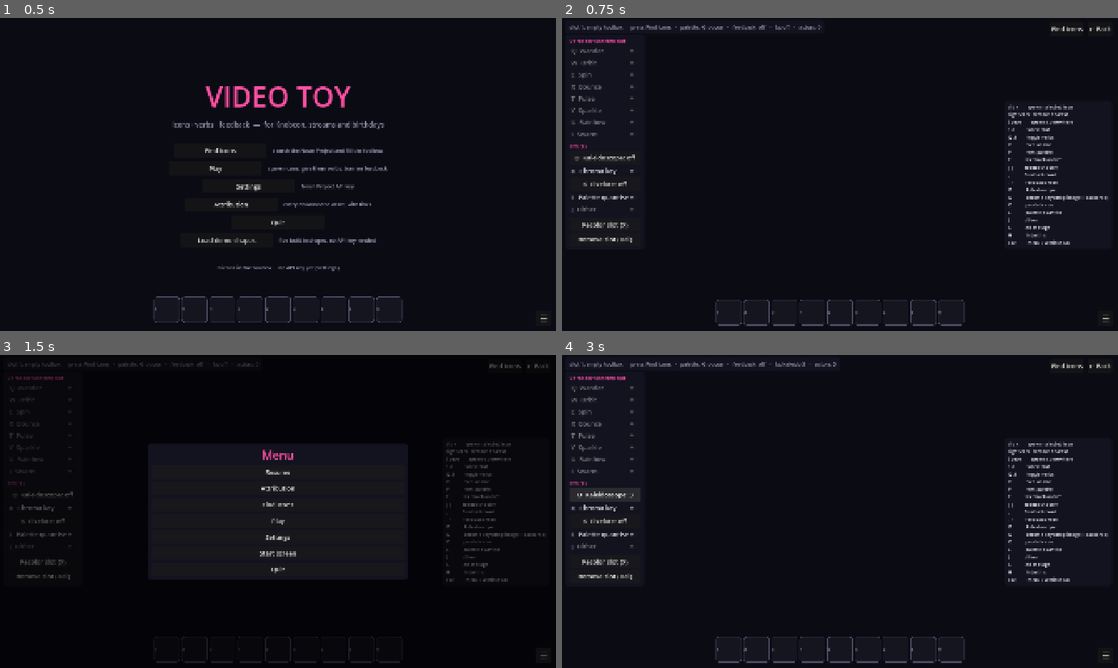
Above: before the commit, frames 1-4 (two rows, left to right).
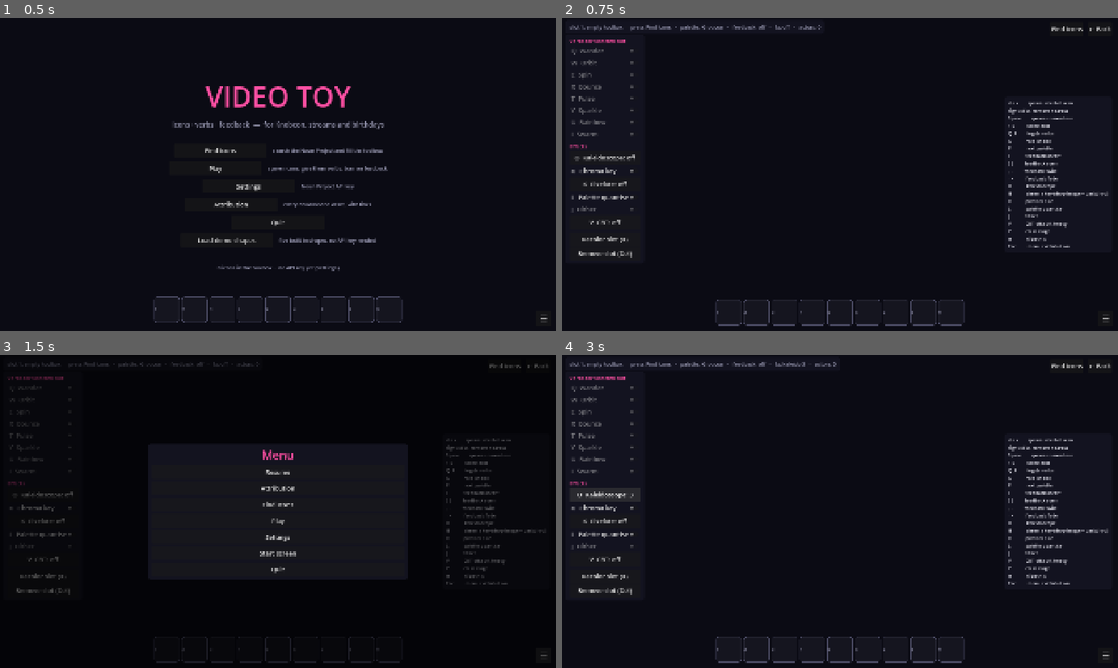
Above: after the commit, the same moments.

Repository: TheMutantFactory/video-toy
Game: Godot game, scene res://main.tscn
Same seed, same stepped clock (60 frames per second), same inputs: the game is played once before the commit and once after it.
Inputs:
- Up to frame 1 (0.5 s): no input
- Up to frame 2 (0.75 s): click "Play" at 0.5 s
- Up to frame 3 (1.5 s): click "☰" at 1.25 s
- Up to frame 4 (3 s): click "Play" at 2 s; click "O Kaleidoscope: off" at 2.75 s

Frame 1 is identical in both runs. In frame 2, 2.6% of the frame differs, in the area x 3-99%, y 26-77%; in frame 3, 1.7%; in frame 4, 2.6%.

Commit message:
Stage post-process: CRT pass
V cycles off / soft / heavy. The inner chain (kaleidoscope, pixelate, chroma,
quantise) is now a function; the CRT wraps it: barrel curvature with a
rounded tube edge, chromatic aberration by sampling the chain once per
channel with radial offsets, 3px scanlines, an RGB aperture mask, a slow
rolling bar, faint flicker and a vignette. Every term scales with the level.
Capture mode adds crt.png (VHS palette, heavy).

Co-Authored-By: Claude Fable 5.1 <noreply@anthropic.com>

Diff:
--- a/src/fx.gd
+++ b/src/fx.gd
@@ -8,6 +8,7 @@
 
 var pixel_step := 0
 var kaleido_step := 0
+var crt_level := 0                          # 0 off, 1 soft, 2 heavy
 var chroma := false
 var quantize := false
 var dither := false
@@ -27,7 +28,12 @@
 
 
 func is_active() -> bool:
-	return pixel_step > 0 or quantize or kaleido_step > 0 or chroma
+	return pixel_step > 0 or quantize or kaleido_step > 0 or chroma or crt_level > 0
+
+
+func cycle_crt() -> void:
+	crt_level = (crt_level + 1) % 3
+	_push()
 
 
 func kaleido_segments() -> int:
@@ -89,7 +95,8 @@
 	_push()
 
 
-func set_state(pixel: int, quant: bool, dith: bool, kaleido := 0, chroma_on := false) -> void:
+func set_state(pixel: int, quant: bool, dith: bool, kaleido := 0, chroma_on := false, crt := 0) -> void:
+	crt_level = clampi(crt, 0, 2)
 	pixel_step = maxi(PIXEL_STEPS.find(pixel), 0)
 	kaleido_step = maxi(KALEIDO_STEPS.find(kaleido), 0)
 	chroma = chroma_on
@@ -114,6 +121,8 @@
 	if not is_active():
 		return "off"
 	var parts: Array = []
+	if crt_level > 0:
+		parts.append("crt " + ("soft" if crt_level == 1 else "heavy"))
 	if kaleido_step > 0:
 		parts.append("kaleido %d" % kaleido_segments())
 	if pixel_step > 0:
@@ -126,6 +135,7 @@
 
 
 func _push() -> void:
+	_mat.set_shader_parameter("crt", float(crt_level))
 	_mat.set_shader_parameter("kaleido_segments", kaleido_segments())
 	_mat.set_shader_parameter("chroma", chroma)
 	_mat.set_shader_parameter("has_backdrop", backdrop != null)
--- a/src/fx.gdshader
+++ b/src/fx.gdshader
@@ -2,9 +2,12 @@
 // Post-process for the stage. Drawn as a full-screen ColorRect above the world
 // and below the HUD, sampling whatever was rendered underneath it.
 //
-// Order: kaleidoscope (remap uv) -> pixelate (snap uv) -> sample -> chroma key
-// (swap keyed pixels for the backdrop) -> palette quantise (+dither).
+// Order: CRT curvature (remap uv, outermost) -> kaleidoscope (remap uv) ->
+// pixelate (snap uv) -> sample -> chroma key (swap keyed pixels for the
+// backdrop) -> palette quantise (+dither) -> CRT display (aberration, scanlines,
+// mask, vignette). The CRT samples the inner chain three times, one per channel.
 //
+//   crt               0 = off, 1 = soft, 2 = heavy (scales every CRT term)
 //   kaleido_segments  0 = off, else mirrored wedges around the centre
 //   kaleido_drift     radians/second the wedge pattern rotates
 //   pixel_size        0 = off, else block size in screen pixels
@@ -14,6 +17,7 @@
 //   palette[]         the active Palettes ring + background, palette_count entries
 
 uniform sampler2D screen_tex : hint_screen_texture, filter_nearest, repeat_disable;
+uniform float crt = 0.0;
 uniform int kaleido_segments = 0;
 uniform float kaleido_drift = 0.12;
 uniform float pixel_size = 0.0;
@@ -70,10 +74,9 @@
 	return ring_color(v * 0.125 + t * 0.03);
 }
 
-void fragment() {
-	vec2 screen_px = 1.0 / SCREEN_PIXEL_SIZE;
-	vec2 frag = SCREEN_UV * screen_px;
-
+// Everything between the CRT lens and the CRT display: takes a screen-pixel
+// position, returns the processed colour there.
+vec3 chain(vec2 frag, vec2 screen_px) {
 	if (kaleido_segments > 0) {
 		vec2 centre = screen_px * 0.5;
 		vec2 d = frag - centre;
@@ -108,5 +111,51 @@
 		}
 		c = nearest_palette(clamp(c, 0.0, 1.0));
 	}
-	COLOR = vec4(c, 1.0);
+	return c;
 }
+
+void fragment() {
+	vec2 screen_px = 1.0 / SCREEN_PIXEL_SIZE;
+	vec2 frag = SCREEN_UV * screen_px;
+
+	if (crt <= 0.0) {
+		COLOR = vec4(chain(frag, screen_px), 1.0);
+	} else {
+		// --- lens: barrel curvature around the centre, in normalised coords
+		vec2 cc = SCREEN_UV - 0.5;
+		float d2 = dot(cc, cc);
+		float curvature = 0.10 * crt;
+		vec2 uv = SCREEN_UV + cc * d2 * curvature * 2.0;
+		// rounded-rectangle tube edge: black outside, soft falloff inside
+		vec2 edge = abs(uv - 0.5) * 2.0;                       // 0 centre .. 1 edge
+		vec2 corner = max(edge - (1.0 - 0.06 * crt), 0.0);
+		float outside = length(corner) / (0.06 * crt + 1e-4);
+		float tube = 1.0 - smoothstep(0.85, 1.0, outside);
+		bool off_screen = uv.x < 0.0 || uv.x > 1.0 || uv.y < 0.0 || uv.y > 1.0;
+
+		// --- chromatic aberration: sample the chain per channel, offset radially
+		vec2 dir = cc * (0.0025 * crt);
+		vec2 f = uv * screen_px;
+		vec2 fr = clamp(f + dir * screen_px, vec2(0.0), screen_px - 1.0);
+		vec2 fb = clamp(f - dir * screen_px, vec2(0.0), screen_px - 1.0);
+		vec3 c;
+		c.r = chain(fr, screen_px).r;
+		c.g = chain(clamp(f, vec2(0.0), screen_px - 1.0), screen_px).g;
+		c.b = chain(fb, screen_px).b;
+
+		// --- scanlines (3 px period) and aperture mask (RGB stripes)
+		float scan = 0.5 + 0.5 * cos(f.y * TAU / 3.0);
+		c *= 1.0 - (0.18 * crt) * scan;
+		int col = int(mod(f.x, 3.0));
+		vec3 mask = vec3(col == 0 ? 1.0 : 0.0, col == 1 ? 1.0 : 0.0, col == 2 ? 1.0 : 0.0);
+		c *= mix(vec3(1.0), mask * 1.6 + 0.4, 0.12 * crt);
+
+		// --- rolling bar, flicker, vignette
+		float bar = smoothstep(0.0, 0.08, 1.0 - abs(fract(uv.y - TIME * 0.08) * 2.0 - 1.0));
+		c += bar * 0.025 * crt;
+		c *= 1.0 + 0.012 * crt * sin(TIME * 110.0);
+		c *= 1.0 - (0.35 * crt) * d2 * 2.0;
+		c *= off_screen ? 0.0 : tube;
+		COLOR = vec4(c, 1.0);
+	}
+}
--- a/src/main.gd
+++ b/src/main.gd
@@ -77,7 +77,7 @@
 	DirAccess.make_dir_recursive_absolute(dir)
 	if Toolbox.slots.is_empty():
 		DemoPack.load_into(Toolbox, Ledger)
-	var shots := SCREENS.keys() + ["menu", "attribution", "feedback", "pixelate", "quantise", "kaleido", "chroma"]
+	var shots := SCREENS.keys() + ["menu", "attribution", "feedback", "pixelate", "quantise", "kaleido", "chroma", "crt"]
 	for name in shots:
 		match name:
 			"menu":
@@ -109,6 +109,11 @@
 			"chroma":
 				current.set_fx(0, false, false, 0, true)
 				await get_tree().create_timer(0.5).timeout
+			"crt":
+				current.palette_index = 2          # VHS
+				current._apply_palette()
+				current.set_fx(0, false, false, 0, false, 2)
+				await get_tree().create_timer(0.8).timeout
 			"stage":
 				show_screen(name)
 				await get_tree().create_timer(0.3).timeout
--- a/src/stage_screen.gd
+++ b/src/stage_screen.gd
@@ -6,7 +6,7 @@
 ## Keys: 1-9 slot · Q W E R T Y U I verbs · click spawn · right-click remove
 ## · Space random spawn · P palette · F feedback · [ ] zoom · , . rotate
 ## · - = fade · O kaleidoscope · G chroma key (drop an image for the backdrop)
-## · K pixelate · L palette quantise · J dither · C clear · H help · Esc menu
+## · K pixelate · L palette quantise · J dither · V CRT · C clear · H help · Esc menu
 
 signal navigate(name: String)
 
@@ -35,6 +35,7 @@
 var _verb_checks := {}
 var _fx_pixel_btn: Button
 var _fx_kaleido_btn: Button
+var _fx_crt_btn: Button
 var _fx_chroma: CheckButton
 var _fx_quant: CheckButton
 var _fx_dither: CheckButton
@@ -159,6 +160,10 @@
 		_fx.toggle_dither()
 		_refresh_fx())
 	_verb_panel.add_child(_fx_dither)
+	_fx_crt_btn = UI.button("", func():
+		_fx.cycle_crt()
+		_refresh_fx())
+	_verb_panel.add_child(_fx_crt_btn)
 	_verb_panel.add_child(UI.vspace(6))
 	_verb_panel.add_child(UI.button("Recolor slot (X)", func(): _recolor()))
 	_verb_panel.add_child(UI.button("Remove slot (Del)", func(): Toolbox.remove(Toolbox.selected)))
@@ -174,7 +179,8 @@
 		+ "P            next palette\nF            feedback on/off\n[ ]          feedback zoom\n"
 		+ ", .          feedback twist\n- =          feedback fade\nO            kaleidoscope\n"
 		+ "G            chroma key (drop image = backdrop)\nK            pixelate size\n"
-		+ "L            palette quantise\nJ            dither\nC            clear stage\n"
+		+ "L            palette quantise\nJ            dither\nV            CRT off/soft/heavy\n"
+		+ "C            clear stage\n"
 		+ "H            hide this\nEsc          menu / attribution", 16)
 	_help.add_child(hl)
 	add_child(_help)
@@ -210,6 +216,7 @@
 func _refresh_fx() -> void:
 	_fx_kaleido_btn.text = "O  Kaleidoscope: %s" % ("off" if _fx.kaleido_step == 0 else "%d" % _fx.kaleido_segments())
 	_fx_chroma.set_pressed_no_signal(_fx.chroma)
+	_fx_crt_btn.text = "V  CRT: %s" % ["off", "soft", "heavy"][_fx.crt_level]
 	_fx_pixel_btn.text = "K  Pixelate: %s" % ("off" if _fx.pixel_step == 0 else "%d px" % _fx.pixel_size())
 	_fx_quant.set_pressed_no_signal(_fx.quantize)
 	_fx_dither.set_pressed_no_signal(_fx.dither)
@@ -218,8 +225,8 @@
 
 
 ## Used by --capture.
-func set_fx(pixel: int, quant: bool, dith: bool, kaleido := 0, chroma := false) -> void:
-	_fx.set_state(pixel, quant, dith, kaleido, chroma)
+func set_fx(pixel: int, quant: bool, dith: bool, kaleido := 0, chroma := false, crt := 0) -> void:
+	_fx.set_state(pixel, quant, dith, kaleido, chroma, crt)
 	_refresh_fx()
 
 
@@ -361,6 +368,9 @@
 		KEY_BRACKETRIGHT: fb_zoom = minf(1.20, fb_zoom + 0.01)
 		KEY_COMMA: fb_rot -= 0.01
 		KEY_PERIOD: fb_rot += 0.01
+		KEY_V:
+			_fx.cycle_crt()
+			_refresh_fx()
 		KEY_O:
 			_fx.cycle_kaleido()
 			_refresh_fx()
--- a/tests/smoke.gd
+++ b/tests/smoke.gd
@@ -104,6 +104,7 @@
 	_check("fx pixel steps start at off", fx.PIXEL_STEPS[0] == 0 and fx.PIXEL_STEPS.size() >= 4)
 	_check("fx shader has kaleidoscope and chroma stages",
 		sh.get_code().contains("kaleido_segments") and sh.get_code().contains("key_color"))
+	_check("fx shader has a CRT stage", sh.get_code().contains("uniform float crt"))
 	_check("fx kaleido steps start at off", fx.KALEIDO_STEPS[0] == 0 and fx.KALEIDO_STEPS.has(6))
 
 	print("\n%d/%d checks passed" % [_n - _fails, _n])
Not shown, changed: README.md
